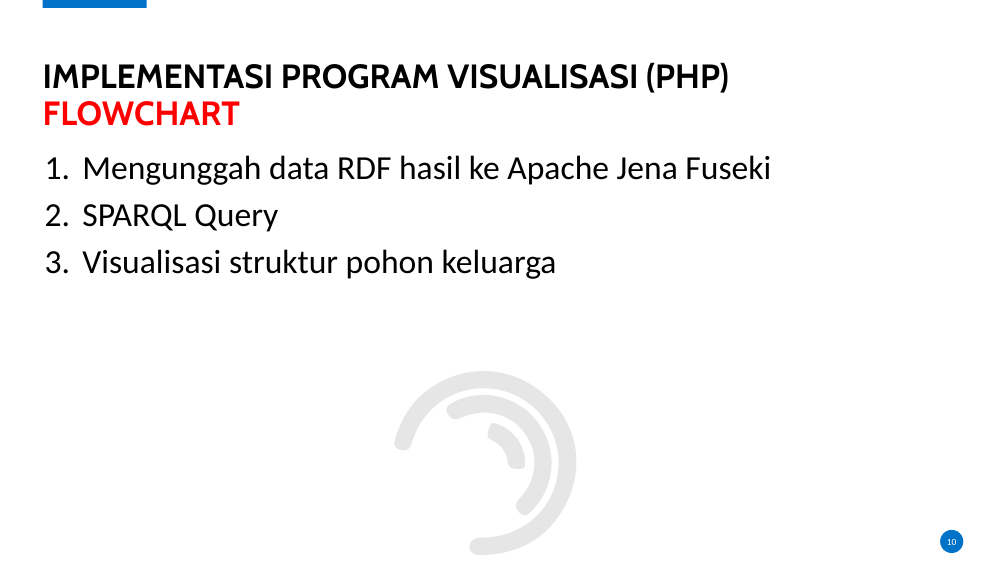
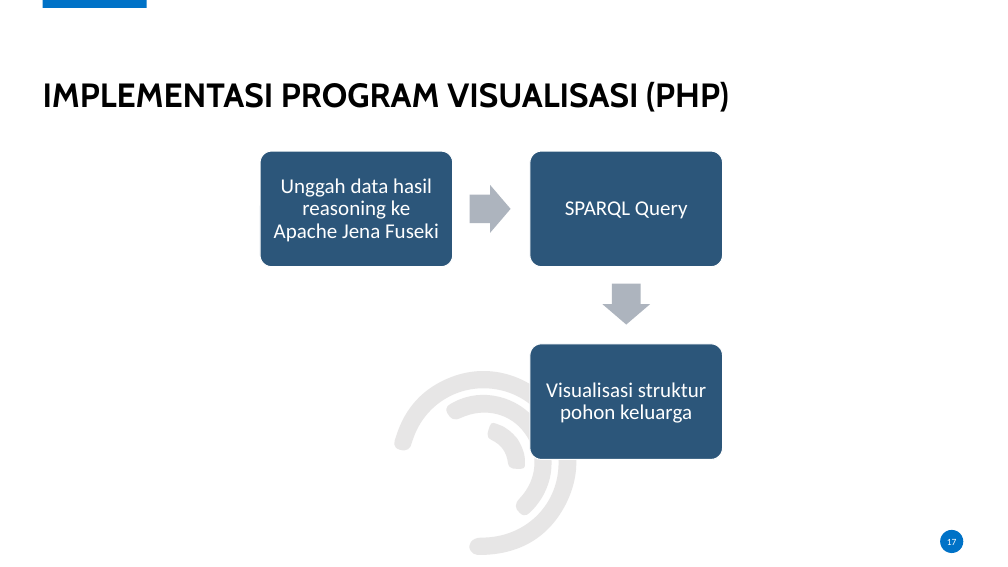
Before and after one commit to karyoutomoo/The-Tree-of-Heroes, a slide deck: slide 17 of 05111540000007-Faiq-Presentasi.pptx (slide 10 before the commit). Drawn at 1008x567 pixels with LibreOffice and Linux fonts; fonts in the diff are those of the drawing; background and template pictures are left out. Boxes give left, top, right and bottom in pixels: in the first picture for what was removed or moved away, otherwise in the second. Text is boxed around its words. In the diff, an @@ line names an element or a change of style, - is before the commit and + after.

```diff
--- a/05111540000007-Faiq-Presentasi.pptx
+++ b/05111540000007-Faiq-Presentasi.pptx
@@ title at box(43, 81, 729, 112): text changed @@
-IMPLEMENTASI PROGRAM VISUALISASI (PHP) FLOWCHART
+IMPLEMENTASI PROGRAM VISUALISASI (PHP)
@@ text removed at box(82, 155, 771, 279) @@
-1. Mengunggah data RDF hasil ke Apache Jena Fuseki
-2. SPARQL Query
-3. Visualisasi struktur pohon keluarga
@@ group added at box(260, 151, 723, 460): 3 rounded rectangles, 3 texts, 2 right arrows @@
+Unggah data hasil reasoning ke Apache Jena Fuseki
+SPARQL Query
+Visualisasi struktur pohon keluarga
@@ page number at box(947, 539, 957, 545): text changed @@
-10
+17
```
Also in this commit, not shown: 8 other slides changed, 12 slides added, 1 slide removed, 8 other files.
